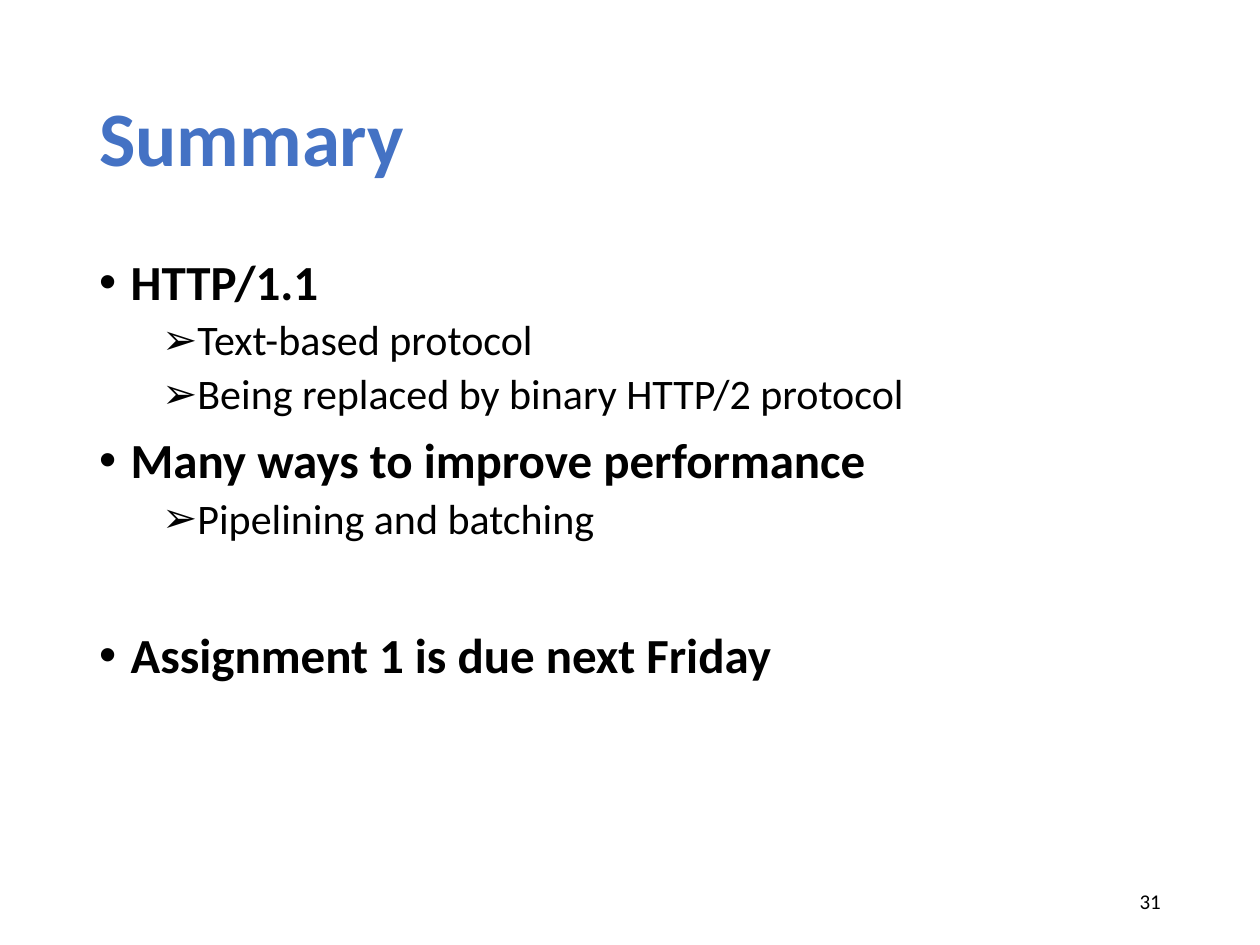
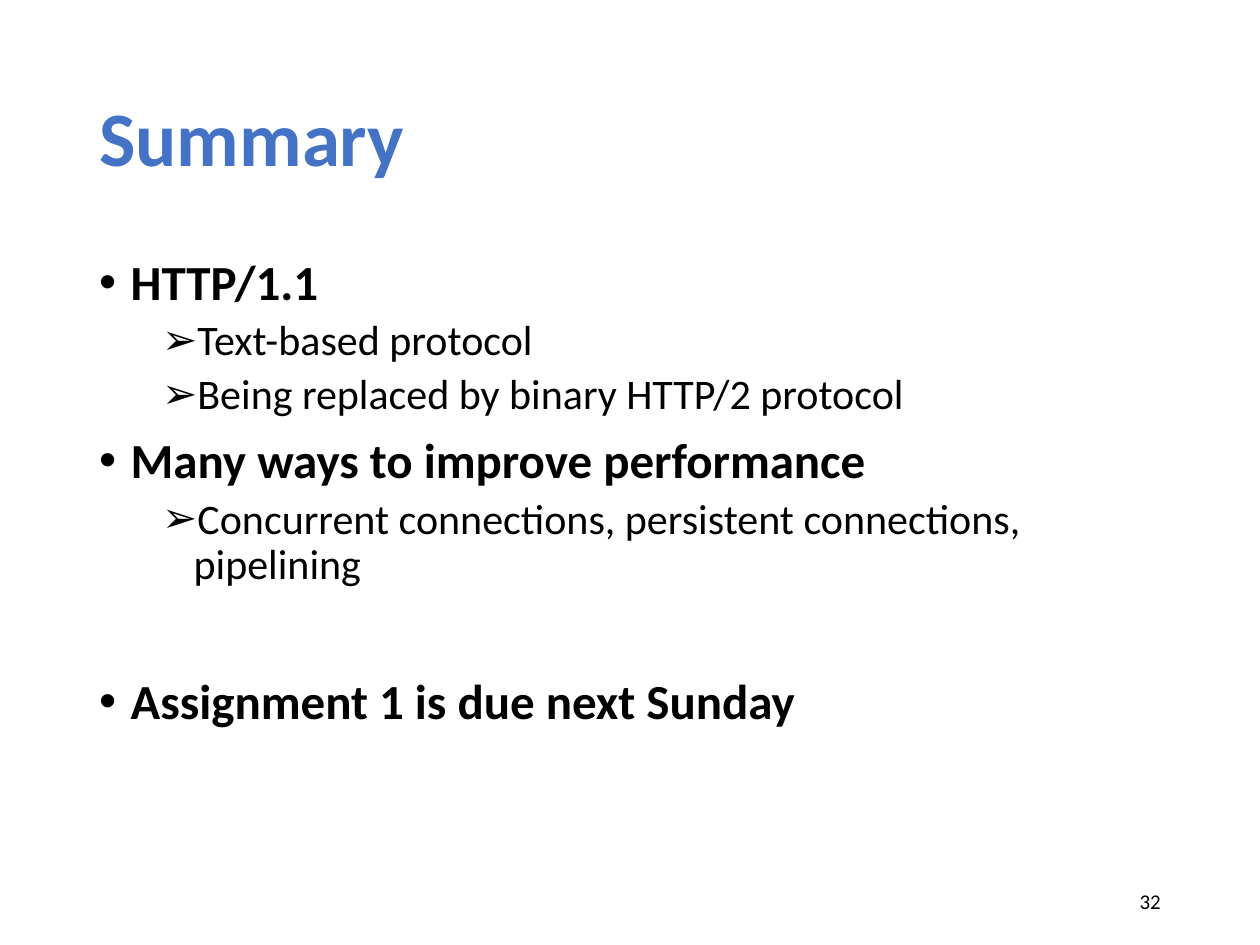
Before and after one commit to xinjin/course-net, a slide deck: slide 32 of slides/lec04_web.pptx (slide 31 before the commit). Drawn at 1260x945 pixels with LibreOffice and Linux fonts; fonts in the diff are those of the drawing. Boxes give left, top, right and bottom in pixels: in the first picture for what was removed or moved away, otherwise in the second. Text is boxed around its words. In the diff, an @@ line names an element or a change of style, - is before the commit and + after.

```diff
--- a/slides/lec04_web.pptx
+++ b/slides/lec04_web.pptx
@@ text at (131, 505, 1021, 728): text changed; size 28 to 24 pt; bold off @@
-  ➢ Pipelining and batching
-• Assignment 1 is due next Friday
+  ➢ Concurrent connections, persistent connections, pipelining
+• Assignment 1 is due next Sunday
@@ page number at (1140, 895, 1161, 909): text changed @@
-31
+32
```
Also in this commit, not shown: 5 other slides changed, 1 slide added, 4 other files.
